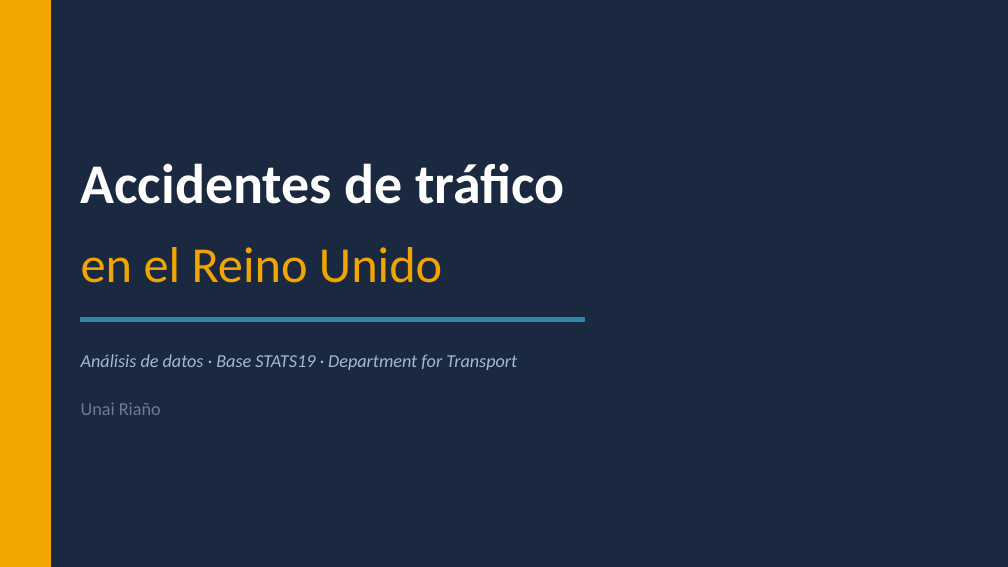
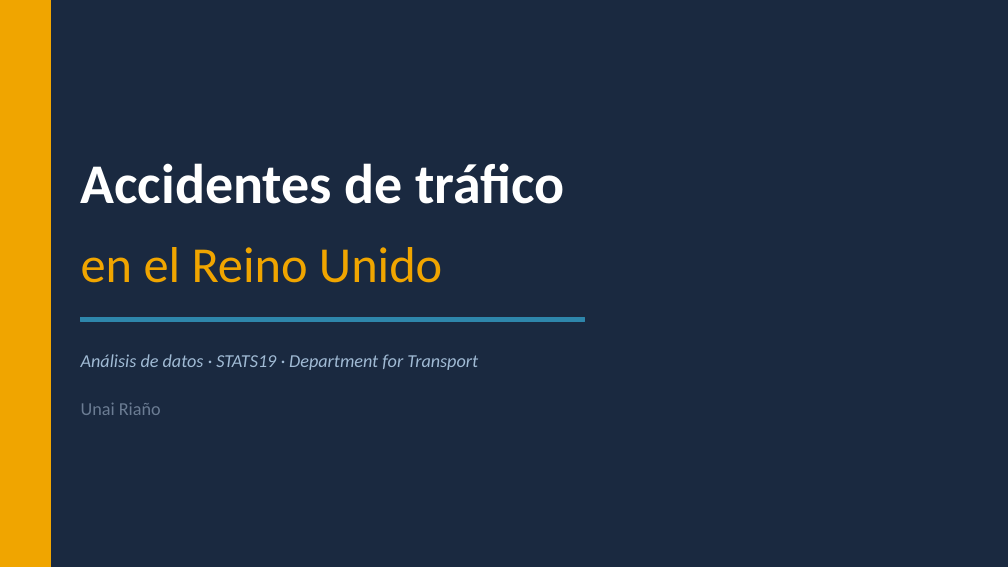
Before and after one commit to ianu717/EDA, a slide deck: slide 1 of accidentes_trafico_UK.odp. Drawn at 1008x567 pixels with LibreOffice and Linux fonts; fonts in the diff are those of the drawing. Boxes give left, top, right and bottom in pixels: in the first picture for what was removed or moved away, otherwise in the second. Text is boxed around its words. In the diff, an @@ line names an element or a change of style, - is before the commit and + after.

```diff
--- a/accidentes_trafico_UK.odp
+++ b/accidentes_trafico_UK.odp
@@ text at [81, 354, 478, 370]: text changed @@
-Análisis de datos · Base STATS19 · Department for Transport
+Análisis de datos · STATS19 · Department for Transport
```
Also in this commit, not shown: 1 other slide changed.
